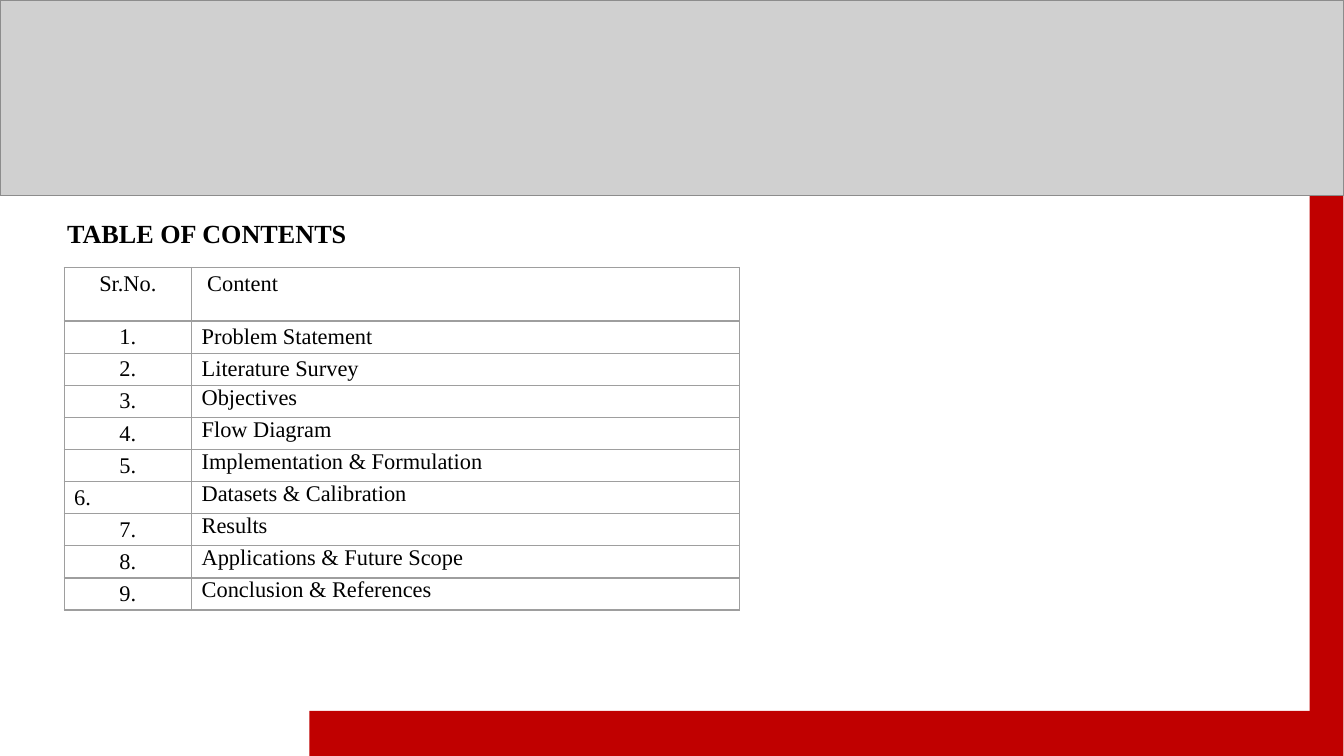
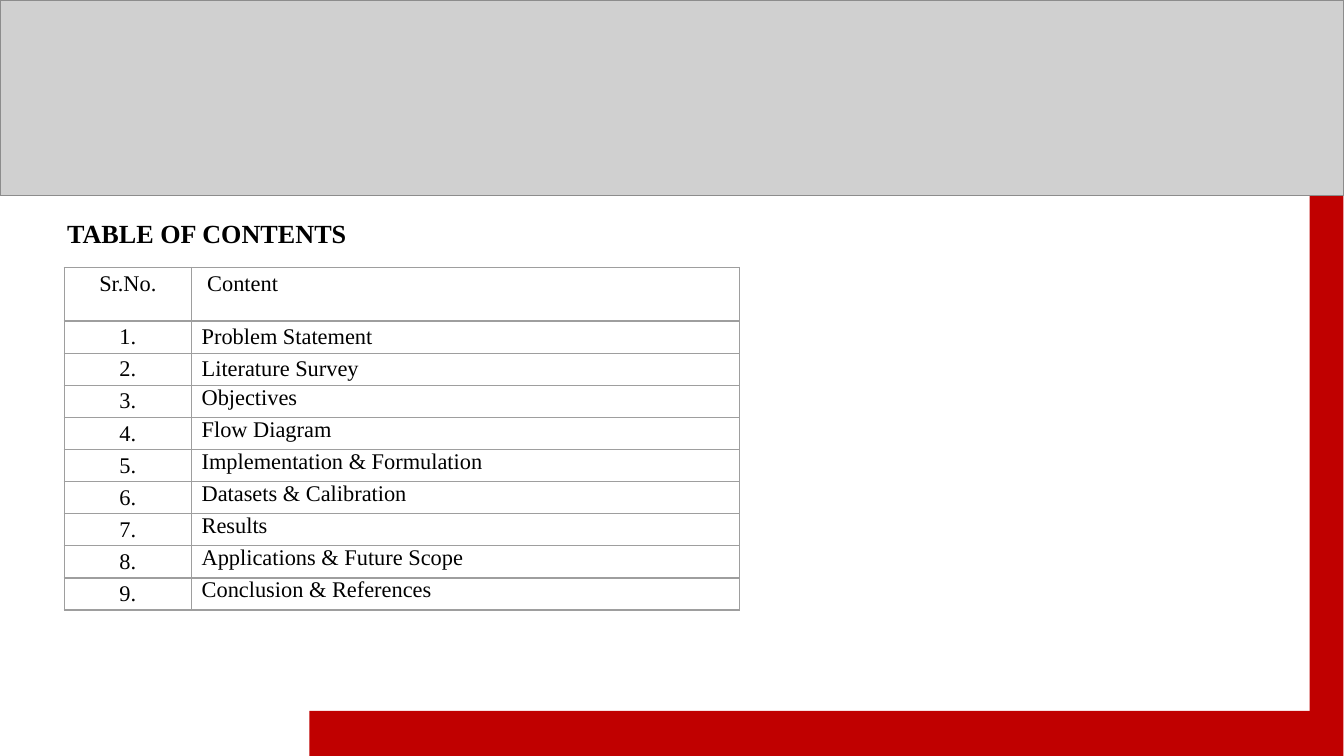
Before and after one commit to sanyyyyoo/InsightDesk, a slide deck: slide 2 of reports/ppt/InsightDesk_final.pptx. Drawn at 1344x756 pixels with LibreOffice and Linux fonts; fonts in the diff are those of the drawing; grey boxes stand for pictures. Boxes give left, top, right and bottom in pixels: in the first picture for what was removed or moved away, otherwise in the second. Text is boxed around its words. In the diff, an @@ line names an element or a change of style, - is before the commit and + after.

```diff
--- a/reports/ppt/InsightDesk_final.pptx
+++ b/reports/ppt/InsightDesk_final.pptx
@@ table at <box>65,267,739,708</box> @@
@@ alignment left to centre @@
```
Also in this commit, not shown: 2 other slides changed, 1 other file.
